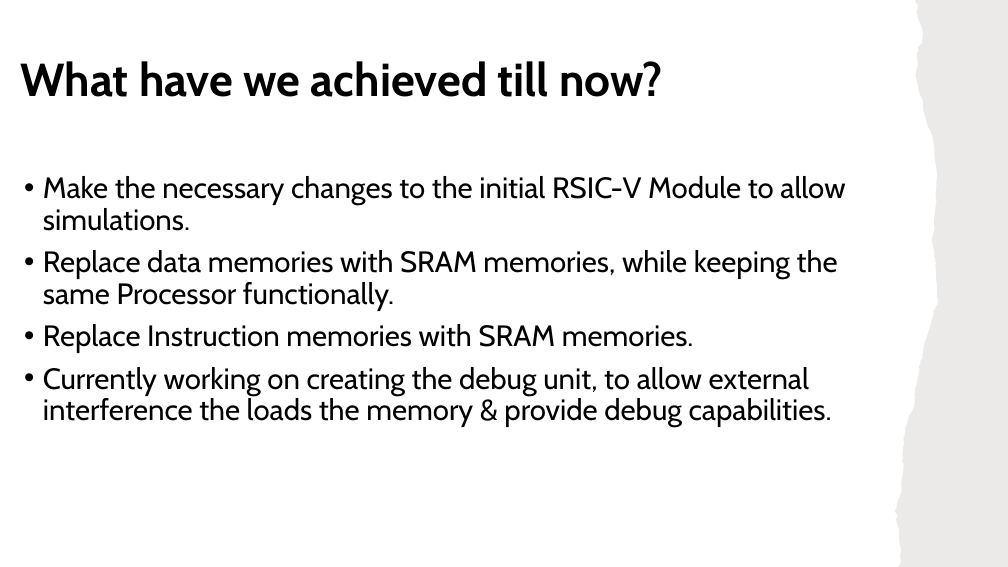
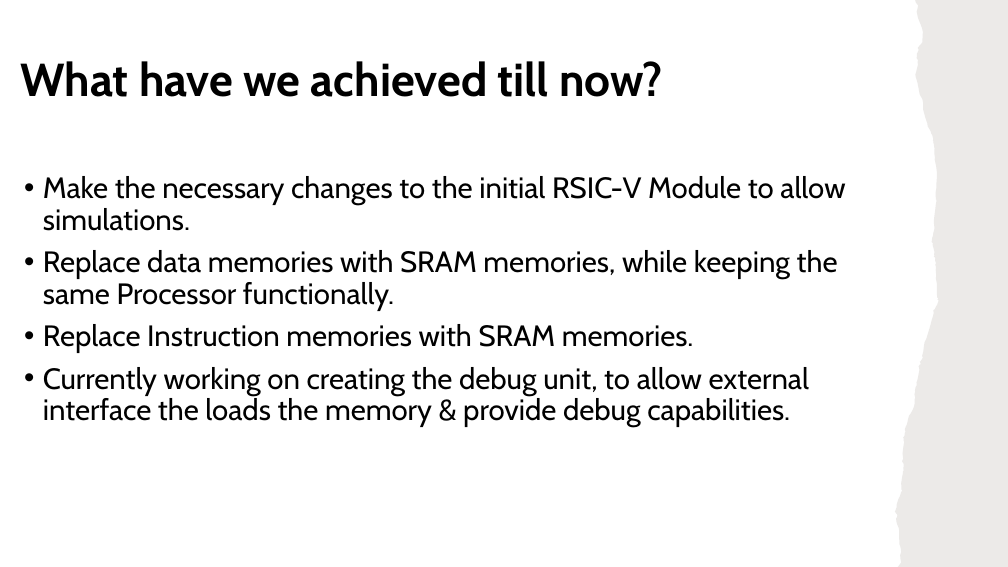
Before and after one commit to muhammad0bi/044169_project_B, a slide deck: slide 8 of Presintaions/Midterm presentation VLSI project 7880.pptx. Drawn at 1008x567 pixels with LibreOffice and Linux fonts; fonts in the diff are those of the drawing. Boxes give left, top, right and bottom in pixels: in the first picture for what was removed or moved away, otherwise in the second. Text is boxed around its words. In the diff, an @@ line names an element or a change of style, - is before the commit and + after.

```diff
--- a/Presintaions/Midterm presentation VLSI project 7880.pptx
+++ b/Presintaions/Midterm presentation VLSI project 7880.pptx
@@ text at [43, 367, 809, 427]: text changed @@
-• Currently working on creating the debug unit, to allow external interference the loads the memory & provide debug capabilities.
+• Currently working on creating the debug unit, to allow external interface the loads the memory & provide debug capabilities.
```
Also in this commit, not shown: 1 other slide changed.
